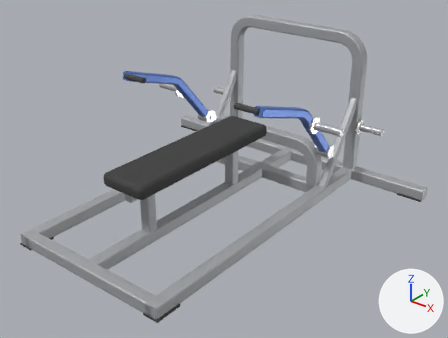
The glTF model catalogs/ludus/models/LD-A019/model.glb as it was, and as the next commit left it.
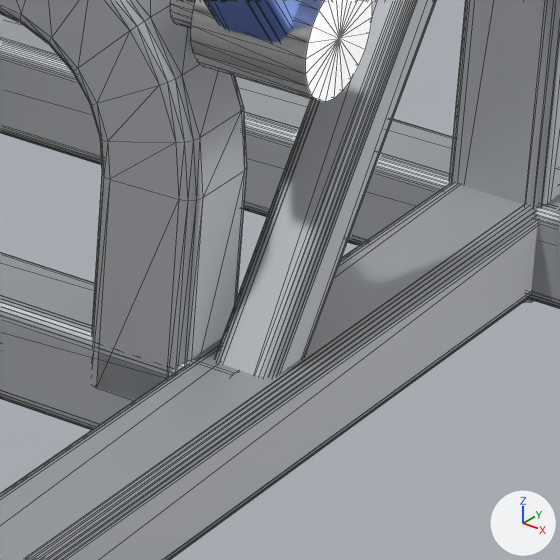
There are two pictures of each version: one whole from a 50 mm camera at (2.358, -2.76, 2.036) aimed at (0.151, -0.002, 0.326), one close up on the part from 66% to 79% of the width and 44% to 61% of the height. The lights are fixed; the arrows at lower right show +X, +Y and +Z. The older version's two pictures come first. The close-ups show mesh edges as thin lines. Where no turn or scale is listed for an object, it has been applied to the vertices.

Objects in the first close-up: 'Mesh_0.001', 'Mesh_0.002', 'Mesh_0.005', 'Mesh_11', 'arch_tube', 'arm_right_bar_tube', 'arm_right_hub', 'mast_tube' and 1 more.
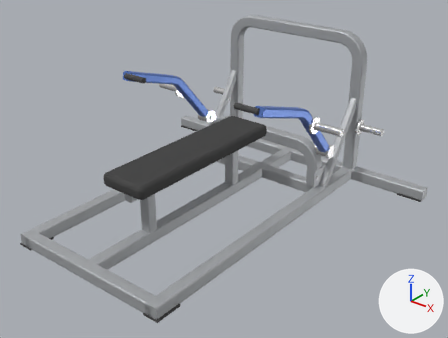
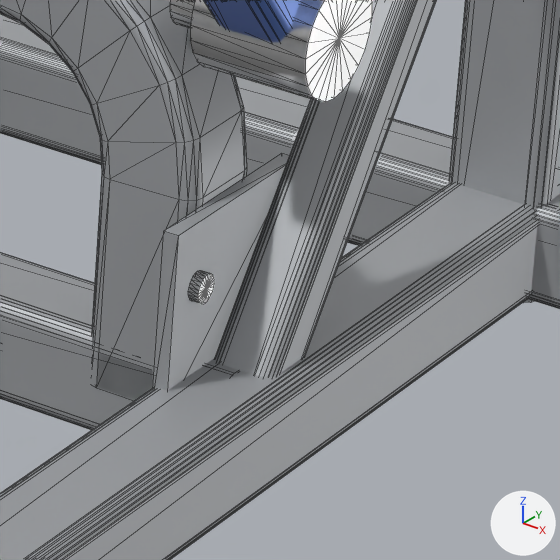
Location of each change, (x1, y1, x2, y2) in pixels of the close-ups (560 x 560 px):
'gusset', added: after (152, 153, 289, 391)
'bolt.001', added: after (188, 271, 214, 304)

What the commit changed:
Mesh me_mesh_10_1 is new.
It is a box spanning x -0.5..0.5, y -0.5..0.5, z -0.5..0.5.
It uses material mat_frame (grey #b4b7ba).
Object 'bolt.001' (ob_bolt_001) is new; it shows me_mesh_5.
Its parent is ob_arm_support.
Its location is (0.501, 0.95, 0.15).
Its rotation in degrees is (-90, 0, -90).
Its scale is (0.022, 0.022, 0.008).
Object 'gusset' (ob_gusset) is new; it shows me_mesh_10_1.
Its parent is ob_arm_support.
Its location is (0.491, 1.0, 0.13).
Its scale is (0.012, 0.16, 0.14).
